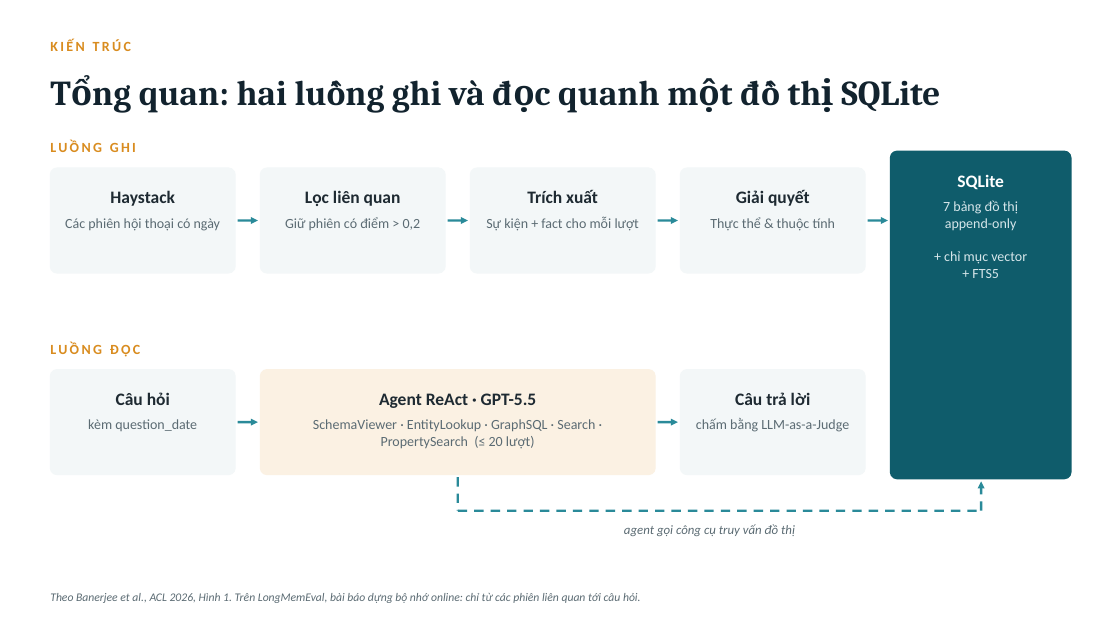
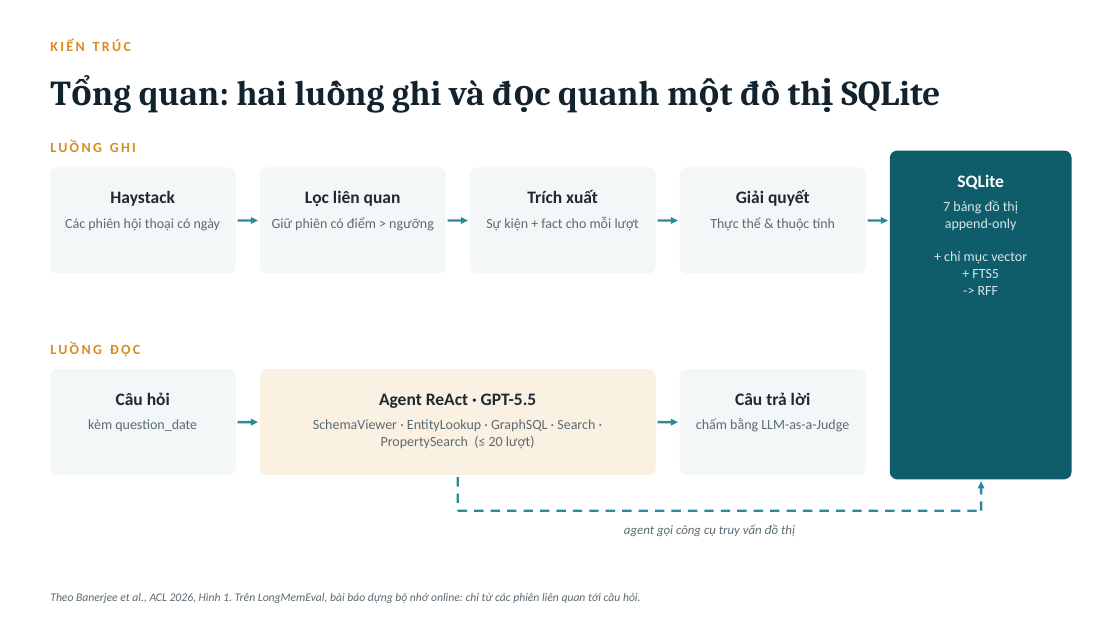
Before and after one commit to Phongdzfk/Samsung-Agent, a slide deck: slide 7 of Tuan 3/bao-cao-tuan3-apex-mem.pptx. Drawn at 1120x630 pixels with LibreOffice and Linux fonts; fonts in the diff are those of the drawing. Boxes give left, top, right and bottom in pixels: in the first picture for what was removed or moved away, otherwise in the second. Text is boxed around its words. In the diff, an @@ line names an element or a change of style, - is before the commit and + after.

```diff
--- a/Tuan 3/bao-cao-tuan3-apex-mem.pptx
+++ b/Tuan 3/bao-cao-tuan3-apex-mem.pptx
@@ text at (272,217,434,231): text changed @@
-Giữ phiên có điểm > 0,2
+Giữ phiên có điểm > ngưỡng
@@ text at (972,269,999,295): text changed @@
-+ FTS5
++ FTS5
+-> RFF
```
Also in this commit, not shown: 8 other slides changed, 4 slides removed.
